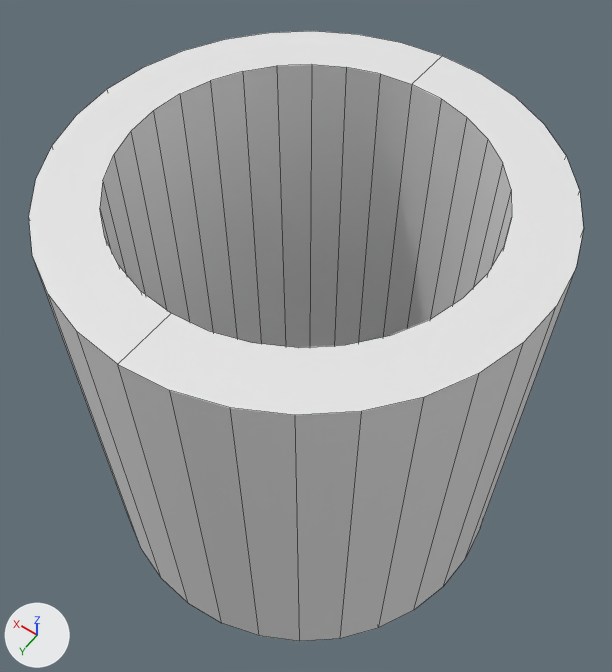
Renders of the Blender file Models/studnia.blend from each side of a commit.
The view is the same before and after, from a camera (50 mm lens) standing at (-1.37, 1.92, 3.12) and looking at (0.03, -0.04, 0.04). The lights are fixed; the arrows at lower left show +X, +Y and +Z. Mesh edges are drawn as thin lines. Materials are left out; every surface is plain grey.

The scene before the commit, as lines of its bpy script (objects in view):
```python
me_cylinder = bpy.data.meshes.new('Cylinder')
me_cylinder.from_pydata(...)  # 128 vertices, 68 faces; spans x -1.0..1.0, y -1.0..1.0, z -1.0..1.0
me_cylinder.materials.append(mat_material_001)
ob_cylinder = bpy.data.objects.new('Cylinder', me_cylinder)
ob_cylinder.location = (0.0, 0.0, 0.0)
```
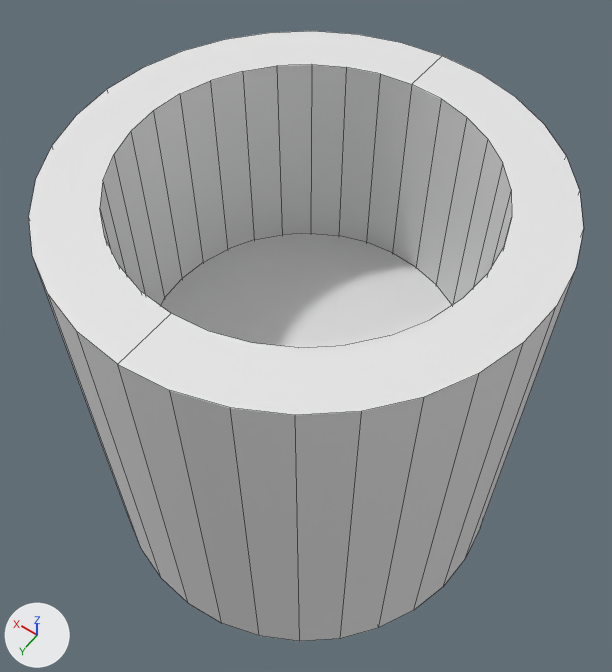
Commit message: studnia z dziurą

Location of each change, [x1, y1, x2, y2] in pixels of the pictures (612 x 672 px):
part 1 of me_cylinder, added
    after: [161, 233, 452, 348]

What the commit changed:
me_cylinder is used by ob_cylinder; location (0.0, 0.0, 0.0).
me_cylinder had 128 vertices, 68 faces and spanned x -1.0..1.0, y -1.0..1.0, z -1.0..1.0.
me_cylinder now has 160 vertices, 69 faces and spans x -1.0..1.0, y -1.0..1.0, z -1.0..1.0.
me_cylinder part 1: a new loose piece of 32 vertices spanning x -0.75..0.75, y -0.75..0.75, z 0.0.
